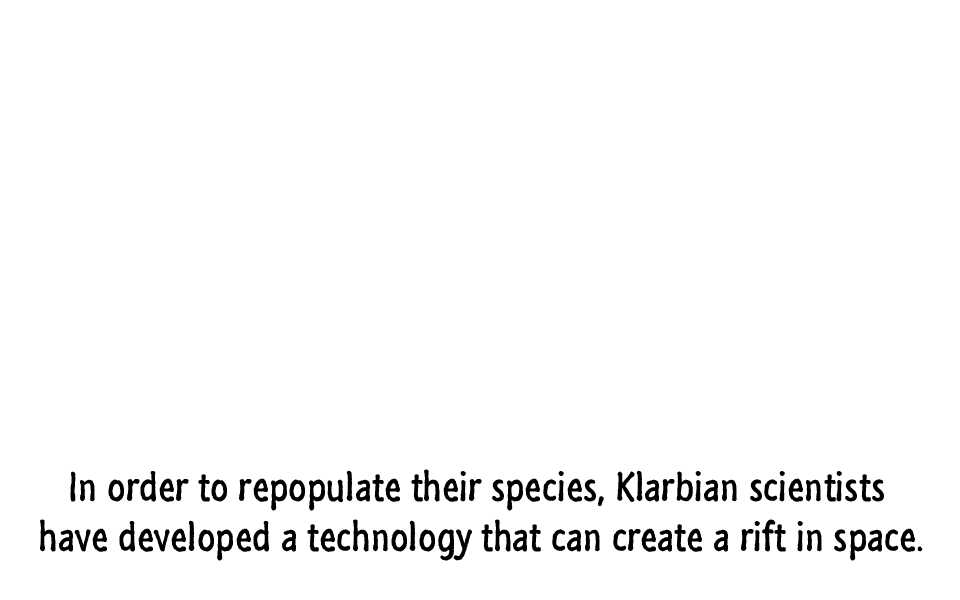
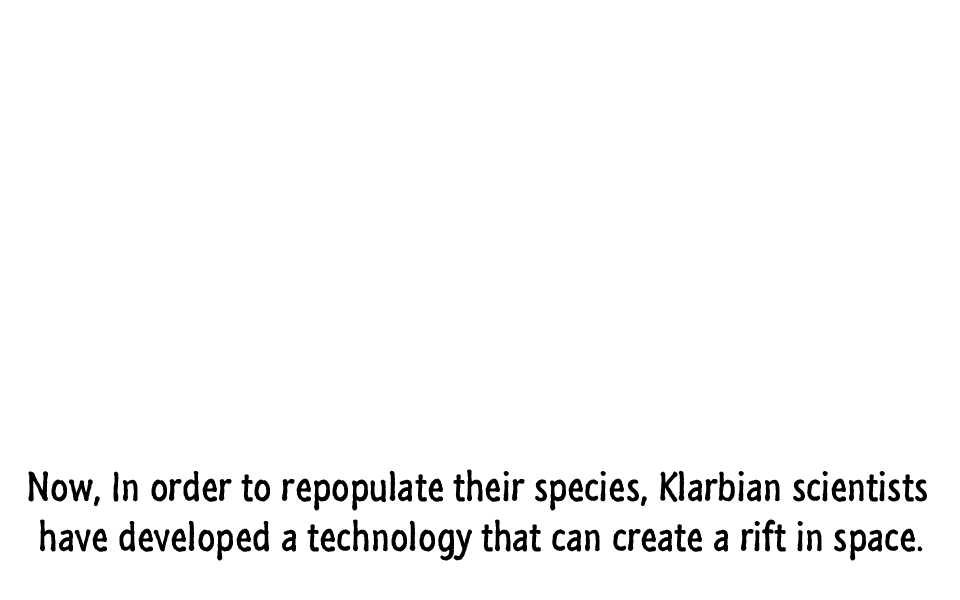
Comparing the layer stacks of the two 960x600 images. Changes:
renamed "In order to repopulate their species, Klarbian scientists have" to "Now, In order to repopulate their species, Klarbian scientists", painted on it over [28, 469, 927, 511]
